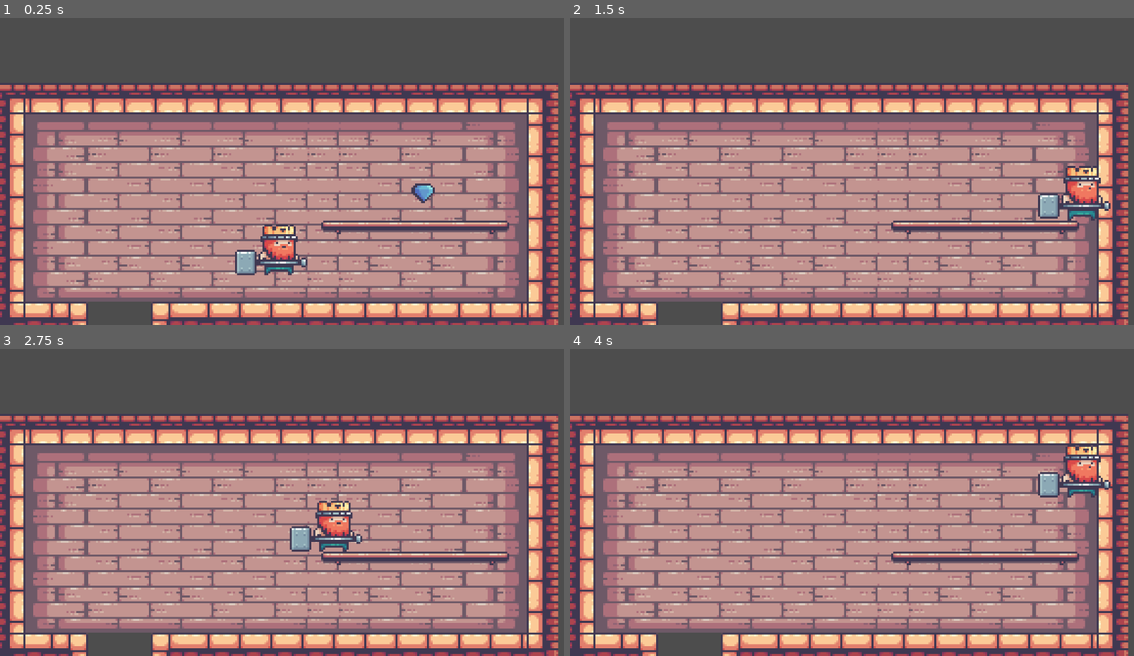
Above: before the commit, frames 1-4 (two rows, left to right).
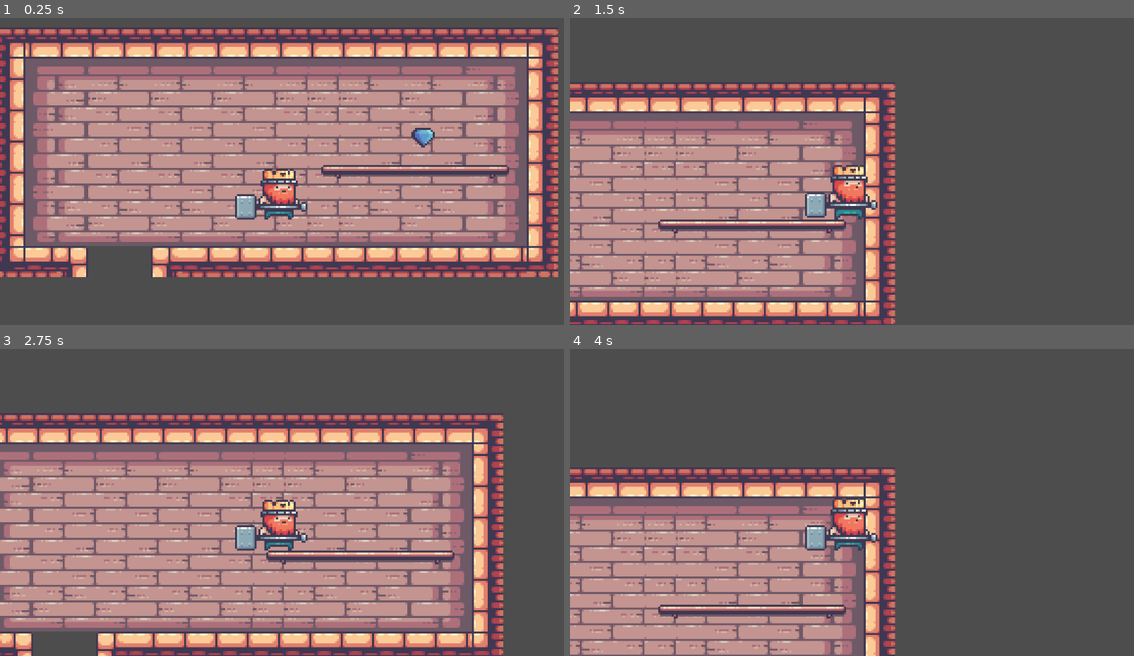
Above: after the commit, the same moments.

Repository: samuelurbinaflor/pmv-godot-learning-game
Game: Godot game, scene res://scenes/game.tscn
Two runs of this game, one before a commit and one after it. Both use one fixed random seed, a clock stepped at 60 frames per second and the inputs below.
Inputs:
- Up to frame 1 (0.25 s): no input
- Up to frame 2 (1.5 s): tap Enter (ui_accept) at 0.5, 0.77 s; hold Right (ui_right) from 0.53 s (still down)
- Up to frame 3 (2.75 s): tap Enter (ui_accept) at 1.52 s; release Right (ui_right) at 2.03 s; hold Left (ui_left) from 2.03 s (still down)
- Up to frame 4 (4 s): release Left (ui_left) at 2.78 s; hold Right (ui_right) from 2.78 s (still down); tap Enter (ui_accept) at 3.02, 3.77 s

The runs differ from the first frame. In frame 1, 69% of the frame differs, in the area x 0-99%, y 3-100%; in frame 2, 53%; in frame 3, 41%; in frame 4, 64%.

Commit message:
killzone

Diff:
--- a/scenes/game.tscn
+++ b/scenes/game.tscn
@@ -652,13 +652,14 @@
 tile_map_data = PackedByteArray("AAD4/wIAAQAEAAIAAAD9/wIAAQAEAAIAAAD+/wIAAQAEAAIAAAD//wIAAQAEAAIAAAAAAAIAAQAEAAIAAAABAA …(2192 unchanged characters)…
 tile_set = SubResource("TileSet_p57ef")
 
-[node name="Camera2D" type="Camera2D" parent="."]
-position = Vector2(3, -37)
-zoom = Vector2(4, 4)
-
 [node name="Player" parent="." instance=ExtResource("3_lbhrr")]
 position = Vector2(9, -25)
 
+[node name="Camera2D" type="Camera2D" parent="Player"]
+position = Vector2(-6, -12)
+zoom = Vector2(4, 4)
+limit_bottom = 75
+
 [node name="Platform" parent="." instance=ExtResource("4_lbhrr")]
 position = Vector2(71, -6)
 
--- a/scenes/killzone.tscn
+++ b/scenes/killzone.tscn
@@ -6,4 +6,9 @@
 collision_mask = 2
 script = ExtResource("1_xlapc")
 
+[node name="Timer" type="Timer" parent="."]
+wait_time = 0.6
+one_shot = true
+
 [connection signal="body_entered" from="." to="." method="_on_body_entered"]
+[connection signal="timeout" from="Timer" to="." method="_on_timer_timeout"]
--- a/scripts/killzone.gd
+++ b/scripts/killzone.gd
@@ -1,5 +1,11 @@
 extends Area2D
 
+@onready var timer: Timer = $Timer
 
 func _on_body_entered(body: Node2D) -> void:
 	print ("You died")
+	timer.start()
+
+
+func _on_timer_timeout() -> void:
+	get_tree().reload_current_scene()
